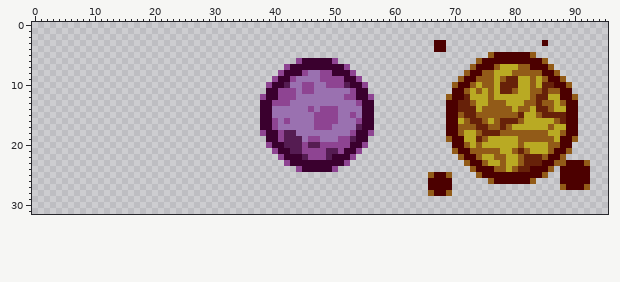
Edited in one commit: sprite sheet (resources/gfx/buffs/meteor.png). Above: the version before the commit.
The file is 96x32 pixels.
New version:
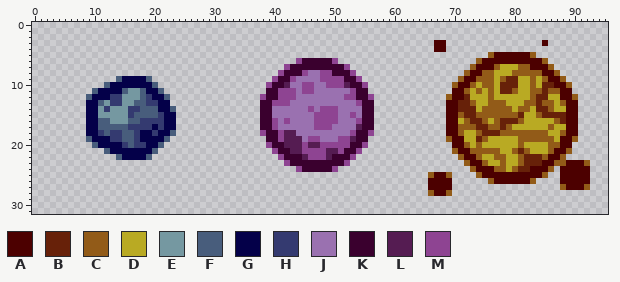
Palette (. is transparent): A #4c0000  B #672109  C #925b18  D #b9aa23  E #7598a1  F #485d7c  G #040049  H #343a70  J #9a71b0  K #3a002e  L #551c52  M #8e4492
Edits made:
Changed rows in their new state; - is an unchanged pixel.
first column x 9:
 9 -----FGGGGF----
10 ---FGGGGGGGF---
11 -FGGGGFEEFGGF--
12 FGGGHHEEEFHGGF-
13 GGFEHHEEFFHHGG-
14 GGEHEEEHHFFFGGF
15 GGEEEEEHFFFFHGG
16 GGFFEEEFFHHHHGG
17 GGFFFFFHHHHGHGG
18 GGHFHHFFHGGHGGF
19 FGGGHHFFHGGGGF-
20 -FGGGGHFHHGGF--
21 ---FGGGGGGGF---
22 -----FGGGGF----
Pixel boxes of the changes (left, top, right, bottom) in both pictures:
added: (86, 76, 176, 160)
